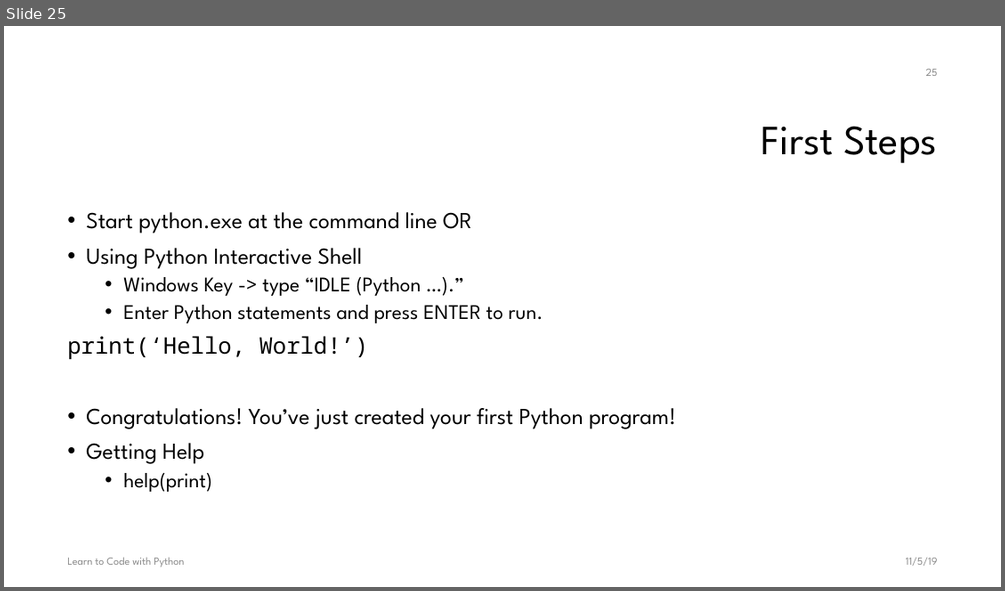
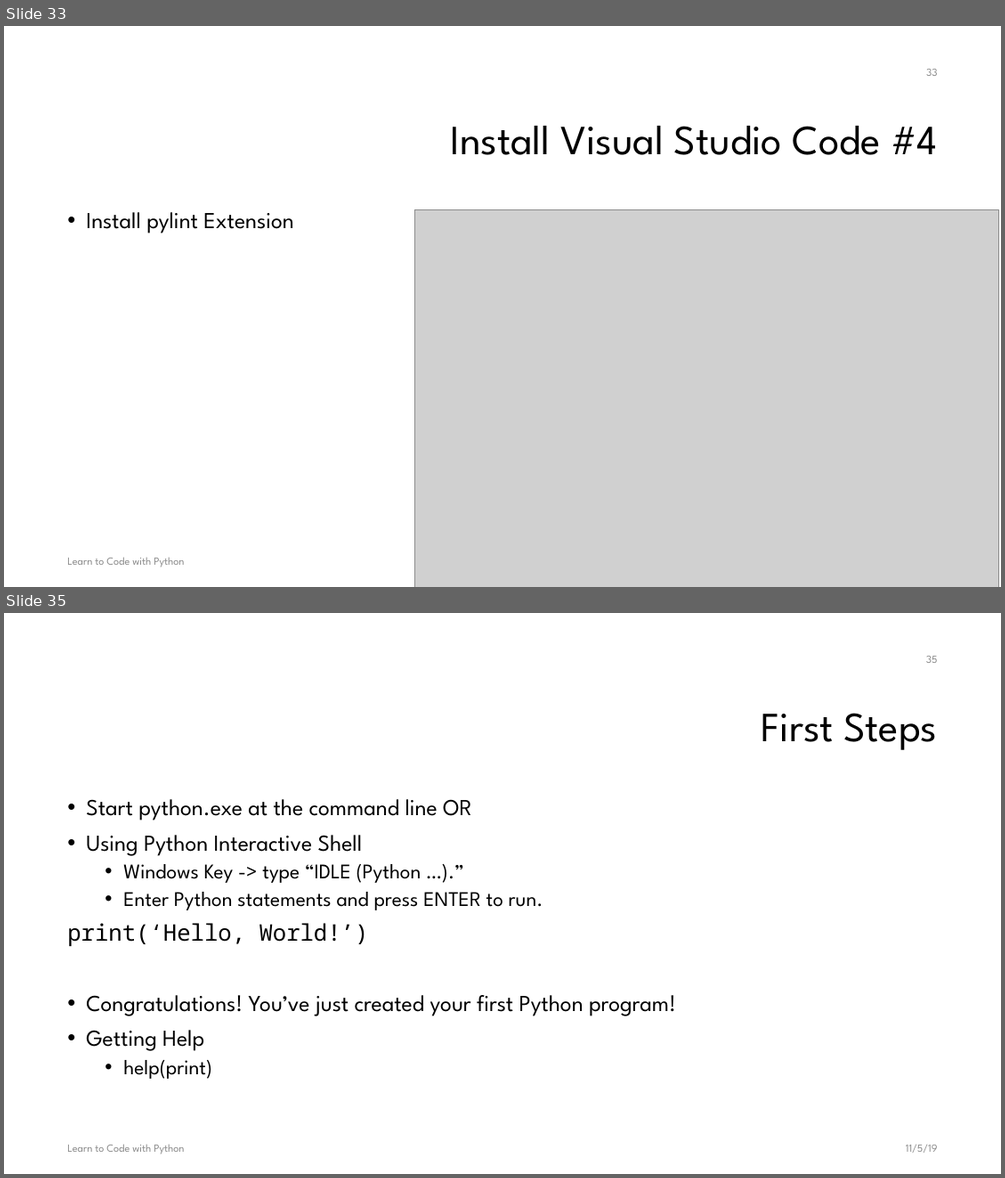
Before and after one commit to chiachang100/LearnToCodeWithPython, a slide deck: docs/LearnToCodeWithPython.pptx. Shown one above the other, each under a label of ours: slide 25 before the commit, slides 33 and 35 after it; the slides between them are not shown. The pictures are 1005x591 and 1005x1178 pixels, drawn with LibreOffice and Linux fonts; fonts in the diff are those of the drawing; grey boxes stand for pictures; background and template pictures are left out. Boxes give left, top, right and bottom in pixels: in the first picture for what was removed or moved away, otherwise in the second. Text is boxed around its words. In the diff, an @@ line names an element or a change of style, - is before the commit and + after.

```diff
--- a/docs/LearnToCodeWithPython.pptx
+++ b/docs/LearnToCodeWithPython.pptx
@@ slide 33 added at box(4, 26, 1001, 587), background #FFFFFF @@
@@ page number added at box(926, 69, 938, 76), 10.5 pt, text #8C8C8C @@
+33
@@ title added at box(451, 126, 937, 155), 40 pt, text #000000 @@
+Install Visual Studio Code #4
@@ text added at box(86, 212, 293, 233), 22 pt, text #000000 @@
+• Install pylint Extension
@@ picture added at box(414, 210, 998, 587) @@
@@ text added at box(67, 557, 184, 567), 10.5 pt, text #8C8C8C @@
+Learn to Code with Python
@@ what was slide 25 is now slide 35 @@
```
Also in this commit, not shown: 9 other slides added, 1 other file.
